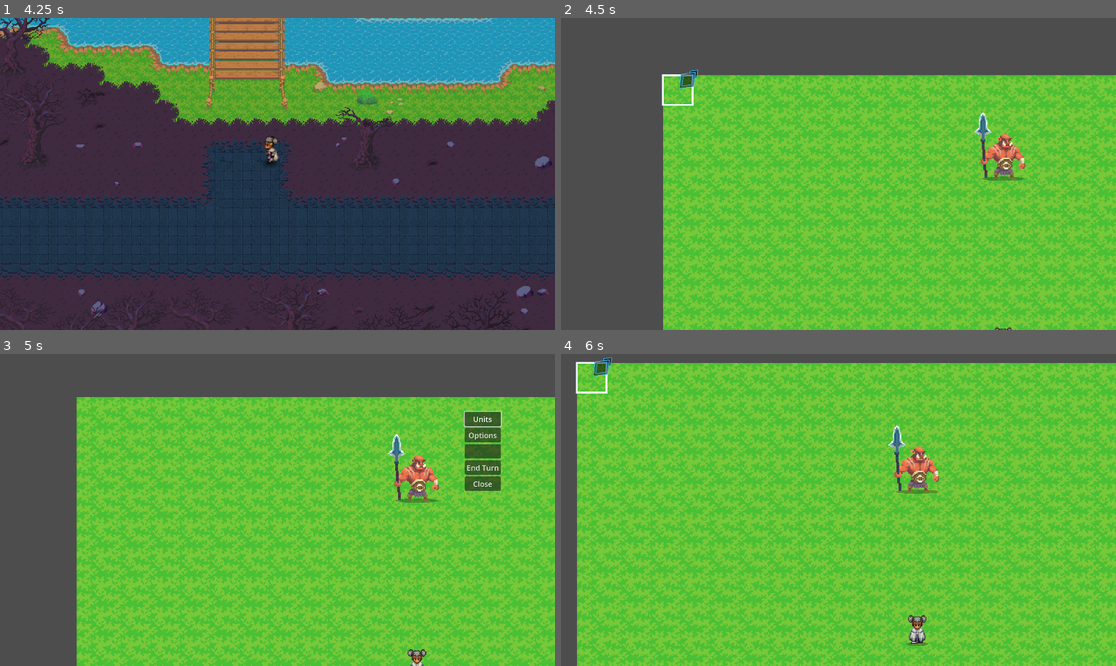
Above: before the commit, frames 1-4 (two rows, left to right).
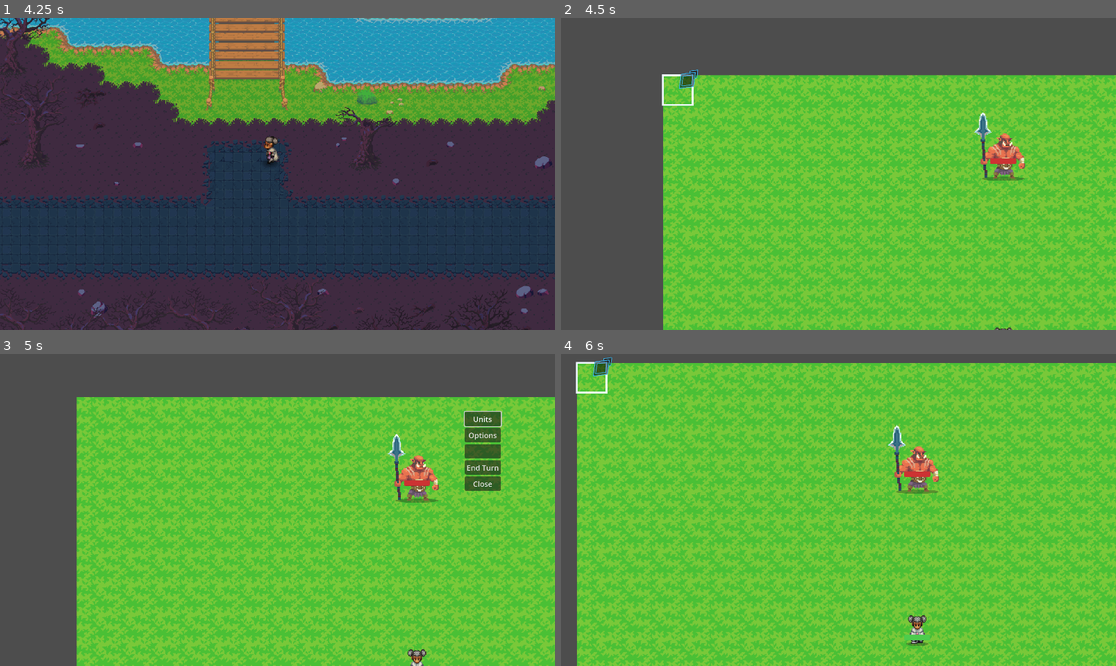
Above: after the commit, the same moments.

Repository: TheKangGaming/bloomblight
Game: Godot game, scene res://scenes/level/game.tscn
The game is run twice, just before and just after one commit, with the same random seed, the same clock (stepped at 60 frames per second) and the same inputs.
Inputs (mouse positions are in pixels of both pictures, inside the frame that each line leads up to):
- Up to frame 1 (4.25 s): tap Enter (ui_accept) at 0.5, 0.77, 1.52, 3.02, 3.77 s; move the mouse to (399, 158) at 0.52 s; hold D (right) 0.53-1.28 s; tap Space (action) at 0.6 s; click (399, 158) at 0.67 s; move the mouse to (166, 189) at 1.27 s; hold S (down) 1.28-2.03 s; click (166, 189) at 1.35 s; move the mouse to (333, 105) at 2.02 s; hold D (right) 2.03-2.78 s; hold E (interact) 2.03-2.78 s; move the mouse to (249, 236) at 2.77 s; hold 1 (tool_forward) 2.78-3.53 s; tap Shift (run) at 2.85 s; click (249, 236) at 2.92 s; move the mouse to (444, 220) at 3.52 s; hold A (left) from 3.53 s (still down); tap Mouse wheel down (tool_backward) at 3.6 s
- Up to frame 2 (4.5 s): keep holding A (left); move the mouse to (672, 127) at 4.27 s; tap C at 4.35 s
- Up to frame 3 (5 s): keep holding A (left); tap Enter (ui_accept) at 4.52 s
- Up to frame 4 (6 s): release A (left) at 5 s; click "Units" at 5 s; click "End Turn" at 5.75 s

Frame 1 is identical in both runs. In frame 2, less than 0.1% of the frame differs, in the area x 77-83%, y 44-47%; in frame 3, less than 0.1%; in frame 4, 0.2%, in the area x 61-67%, y 37-92%.

Commit message:
Update Unit.gd

Diff:
--- a/Units/Unit.gd
+++ b/Units/Unit.gd
@@ -4,7 +4,7 @@
 @tool
 class_name Unit
 extends Path2D
-
+var _hp_bar: ProgressBar
 @onready var animation_tree: AnimationTree = get_node_or_null("PathFollow2D/Visuals/AnimationTree")
 var move_state_machine = null # We will set this in _ready if the tree exists
 
@@ -88,6 +88,7 @@
 		queue_free()
 		return
 
+	_setup_hp_bar()
 	_path_follow.rotates = false
 
 	cell = grid.calculate_grid_coordinates(position)
@@ -262,6 +263,8 @@
 		return
 
 	health -= amount
+
+	_update_hp_bar()
 
 	# Pass the crit flag to the text spawner!
 	_spawn_damage_text(str(amount), is_crit, false)
@@ -334,3 +337,72 @@
 
 	await tween.finished
 	label.queue_free()
+
+## Dynamically generates a themed HP bar above the unit's head
+func _setup_hp_bar() -> void:
+	_hp_bar = ProgressBar.new()
+	_hp_bar.show_percentage = false # Hide the default Godot text
+
+	# Sizing and positioning (Centered nicely above a 32x32 sprite)
+	_hp_bar.custom_minimum_size = Vector2(28, 6)
+	_hp_bar.position = Vector2(-14, -22)
+	_hp_bar.z_index = 50
+
+	# 1. The Carved Wood Background
+	var bg_style = StyleBoxFlat.new()
+	bg_style.bg_color = Color(0.18, 0.13, 0.1) # Dark wood
+	bg_style.border_width_left = 1
+	bg_style.border_width_right = 1
+	bg_style.border_width_top = 1
+	bg_style.border_width_bottom = 1
+	bg_style.border_color = Color(0.08, 0.05, 0.03) # Darker carved border
+	bg_style.corner_radius_top_left = 2
+	bg_style.corner_radius_top_right = 2
+	bg_style.corner_radius_bottom_left = 2
+	bg_style.corner_radius_bottom_right = 2
+	_hp_bar.add_theme_stylebox_override("background", bg_style)
+
+	# 2. The Sap Fill
+	var fill_style = StyleBoxFlat.new()
+	fill_style.corner_radius_top_left = 1
+	fill_style.corner_radius_top_right = 1
+	fill_style.corner_radius_bottom_left = 1
+	fill_style.corner_radius_bottom_right = 1
+	_hp_bar.add_theme_stylebox_override("fill", fill_style)
+
+	_hp_bar.max_value = max_health
+	_hp_bar.value = health
+
+	var visuals_node = get_node_or_null("PathFollow2D/Visuals")
+	if visuals_node:
+		visuals_node.add_child(_hp_bar)
+	else:
+		add_child(_hp_bar)
+
+	# Set the initial color
+	_update_hp_bar(true)
+
+
+## Animates the health dropping and handles the "Blight" color change
+func _update_hp_bar(instant: bool = false) -> void:
+	if not is_instance_valid(_hp_bar):
+		return
+
+	if instant:
+		_hp_bar.value = health
+	else:
+		# Smoothly animate the health dropping over 0.3 seconds!
+		var tween = create_tween()
+		tween.tween_property(_hp_bar, "value", health, 0.3).set_trans(Tween.TRANS_SINE)
+
+	# The Blight Check: Change the sap color if critically wounded
+	var fill_style = _hp_bar.get_theme_stylebox("fill").duplicate()
+	if float(health) / float(max_health) <= 0.3:
+		fill_style.bg_color = Color(0.6, 0.1, 0.6) # Toxic Blight Purple!
+	else:
+		if is_enemy:
+			fill_style.bg_color = Color(0.8, 0.2, 0.2) # Enemy Red
+		else:
+			fill_style.bg_color = Color(0.3, 0.8, 0.3) # Healthy Player Green
+
+	_hp_bar.add_theme_stylebox_override("fill", fill_style)
